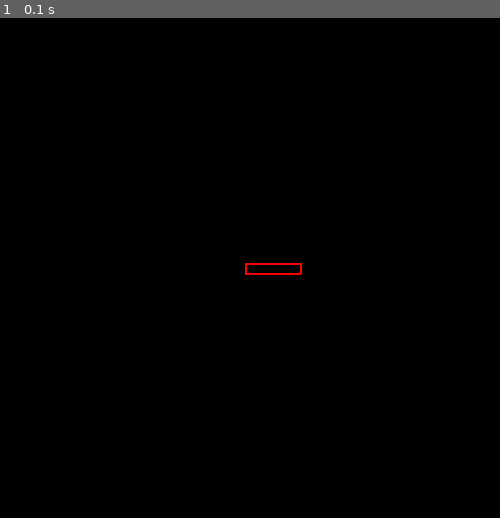
Above: before the commit, frame 1.
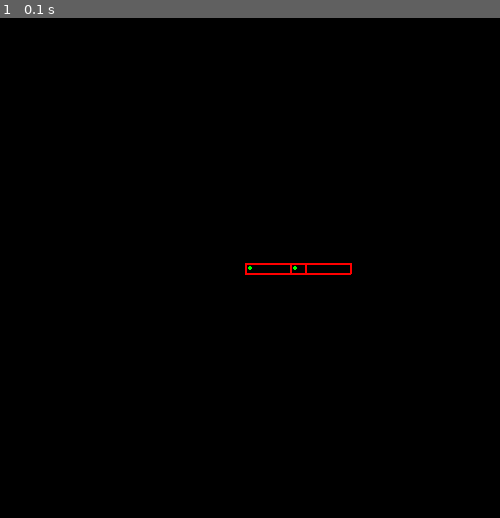
Above: after the commit, the same moment.

Repository: DoYouEvenStackSmash/planning-algorithms-exercises
Game: pygame game, started from src/pygame-prep/kinematic-chain/kinematic-chain.py
Same seed, same stepped clock (60 frames per second), same inputs: the game is played once before the commit and once after it.
Inputs:
- Up to frame 1 (0.1 s): no input

The runs differ from the first frame. In frame 1, 0.1% of the frame differs, in the area x 49-71%, y 49-52%.

Commit message:
added polygon frame drawing, link creation

Diff:
--- a/src/pygame-prep/kinematic-chain/chain_link.py
+++ b/src/pygame-prep/kinematic-chain/chain_link.py
@@ -15,6 +15,8 @@
     self.origin = origin
     # distance between origin and end member
     self.link_len = link_len
+    # unit circle for arithmetic
+    self.r = 1
     # angle from center in radians
     self.rad_angle = rad_angle
     # outline of link
@@ -22,6 +24,19 @@
 
   def get_point_set(self):
     return self.point_set
+
+  def get_origin(self):
+    return self.origin
+
+  def get_end_member(self):
+    e_x, e_y = self.origin.get_coord()
+    return (e_x + self.link_len, e_y + self.link_len)
+
+  def get_end_point(self):
+    x_o, y_o = self.origin.get_coord()
+    x = np.cos(self.rad_angle) * self.link_len
+    y = np.sin(self.rad_angle) * self.link_len
+    return (x + x_o, y + y_o)
 
 # radius = linkage_len
 # chord_len = distance_to_target
--- a/src/pygame-prep/kinematic-chain/kinematic-chain.py
+++ b/src/pygame-prep/kinematic-chain/kinematic-chain.py
@@ -10,9 +10,26 @@
   return pygame.display.set_mode((width, height))
 
 def draw_polygon(screen, point_set):
-  pygame.Surface.fill(screen, (0,0,0))
   pygame.draw.polygon(screen, (255,0,0), point_set, width=2)
   pygame.display.update()
+
+def draw_frame(screen, polygons):
+  pygame.Surface.fill(screen, (0,0,0))
+  for i in range(len(polygons)):
+    draw_polygon(screen, [j.get_coord() for j in polygons[i].get_point_set()])
+    draw_dot(screen, polygons[i].get_origin())
+  pygame.display.update()
+
+def draw_dot(screen, dot_pt):
+  pygame.draw.circle(screen, (0,255,0),dot_pt.get_coord(), 2)
+  pygame.display.update()
+
+def create_link(origin, side_length, side_width, link_len = 0):
+  back_two = [Point(origin.x - side_length/10, origin.y - side_width/2), Point(origin.x - side_length/10, origin.y + side_width/2)]
+  front_two = [Point(origin.x + side_length + 5, origin.y - side_width/2), Point(origin.x + side_length + 5, origin.y + side_width/2)]
+  point_set = [back_two[0], front_two[0], front_two[1], back_two[1]]
+  new_link = Link(origin, link_len, 0, point_set)
+  return new_link
 
 def main():
 
@@ -21,16 +38,22 @@
 
   origin = Point(250,250)
   l,w = 50, 10
-  back_two = [Point(origin.x - l/10, origin.y - w/2), Point(origin.x - l/10, origin.y + w/2)]
-  front_two = [Point(origin.x + l, origin.y - w/2), Point(origin.x + l, origin.y + w/2)]
-  point_set = [back_two[0], front_two[0], front_two[1], back_two[1]]
-  link_1 = Link(origin, l, 0, point_set)
-  a = link_1.get_point_set()
-  b = []
-  for i in a:
-    b.append(i.get_coord())
+  link_1 = create_link(origin, l, w, 45)
+  x, y = link_1.get_end_point()
+  link_2 = create_link(Point(x,y), l, w, 45)
 
-  draw_polygon(screen, b)
+  # back_two = [Point(origin.x - l/10, origin.y - w/2), Point(origin.x - l/10, origin.y + w/2)]
+  # front_two = [Point(origin.x + l + 5, origin.y - w/2), Point(origin.x + l + 5, origin.y + w/2)]
+  # point_set = [back_two[0], front_two[0], front_two[1], back_two[1]]
+  # link_1 = Link(origin, l, 0, point_set)
+  # a = link_1.get_point_set()
+  # b = []
+  # for i in a:
+  #   b.append(i.get_coord())
+  draw_frame(screen, [link_1, link_2])
+  # draw_polygon(screen, b)
+  # draw_dot(screen, link_1.get_origin())
+
   while 1:
     for event in pygame.event.get():
       if event.type ==pygame.QUIT: sys.exit()
